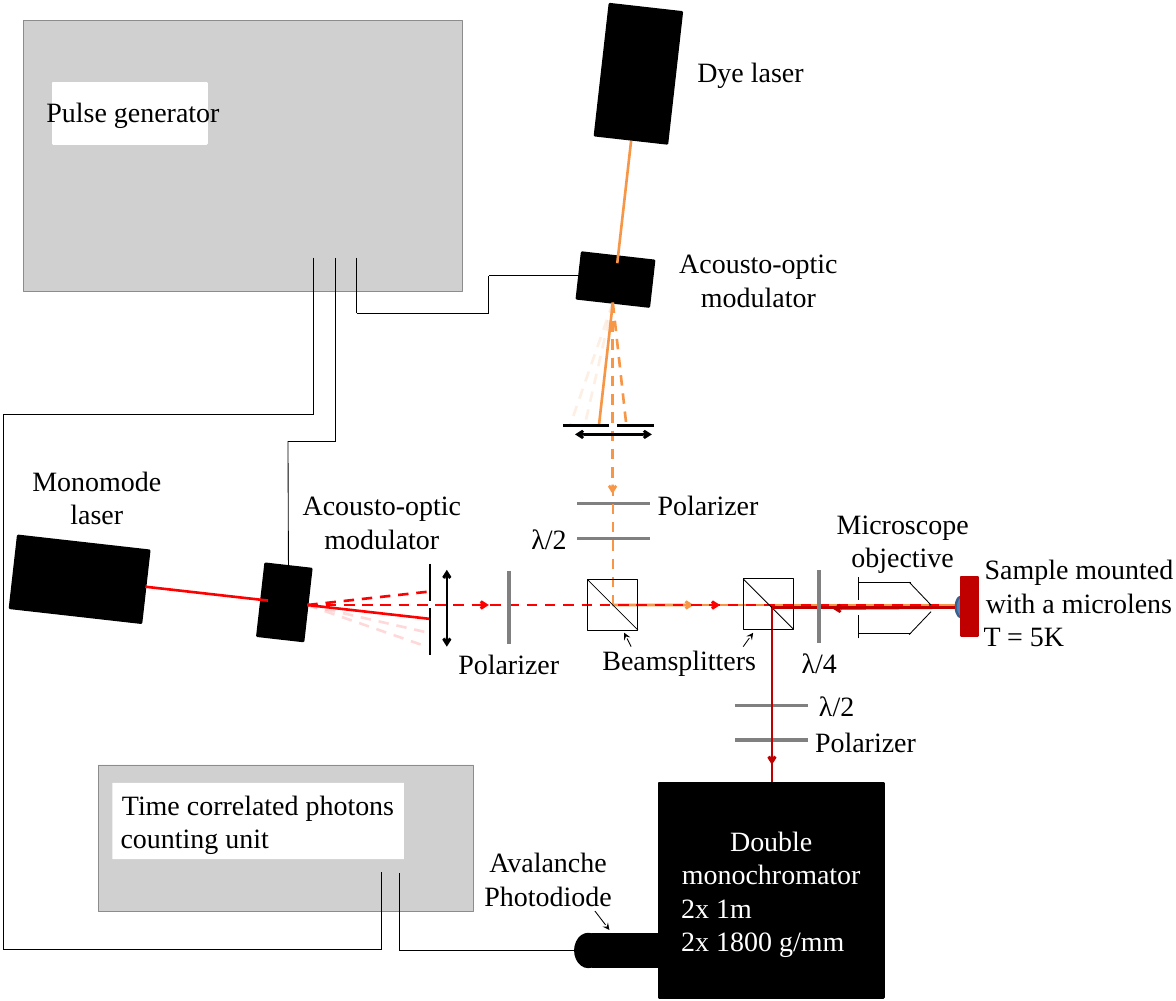
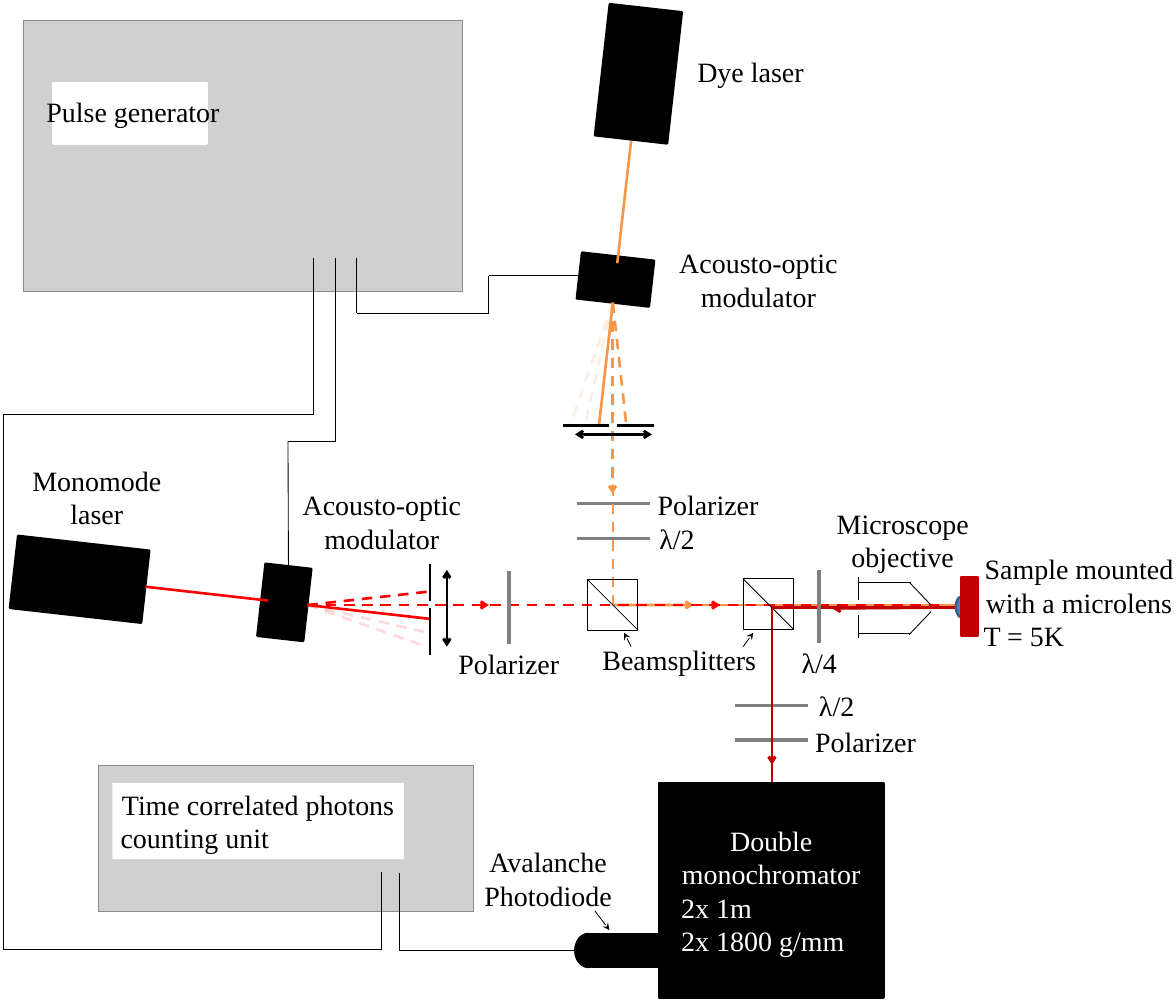
Before and after one commit to audreyazura/PhDThesis, a slide deck: slide 1 of 05-CrDyn/Pictures/ExperimentSchema.pptx. Drawn at 1176x1001 pixels with LibreOffice and Linux fonts; fonts in the diff are those of the drawing; grey boxes stand for pictures. Boxes give left, top, right and bottom in pixels: in the first picture for what was removed or moved away, otherwise in the second. Text is boxed around its words. In the diff, an @@ line names an element or a change of style, - is before the commit and + after.

```diff
--- a/05-CrDyn/Pictures/ExperimentSchema.pptx
+++ b/05-CrDyn/Pictures/ExperimentSchema.pptx
@@ text "λ/2": place and size @@
-text "λ/2" at box(531, 529, 566, 550)
+text "λ/2" at box(659, 529, 694, 550)
```
Also in this commit, not shown: 1 other file.
